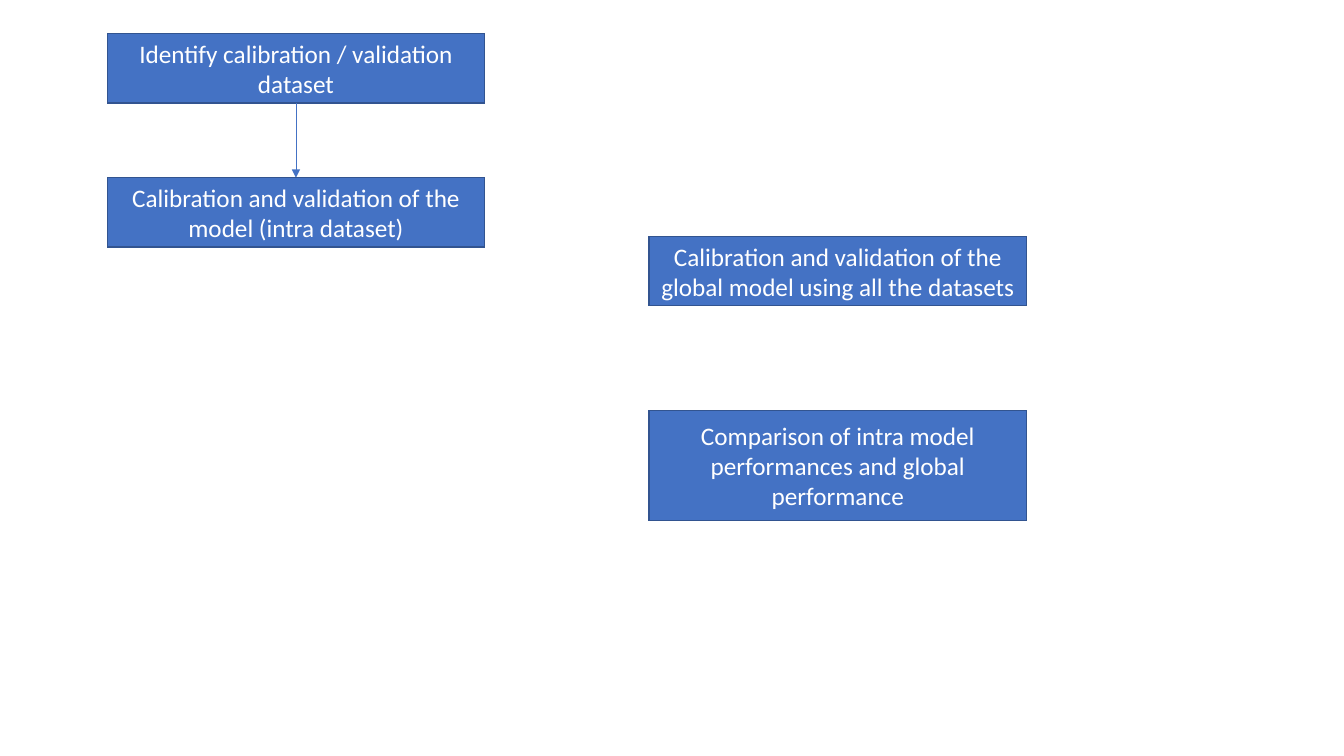
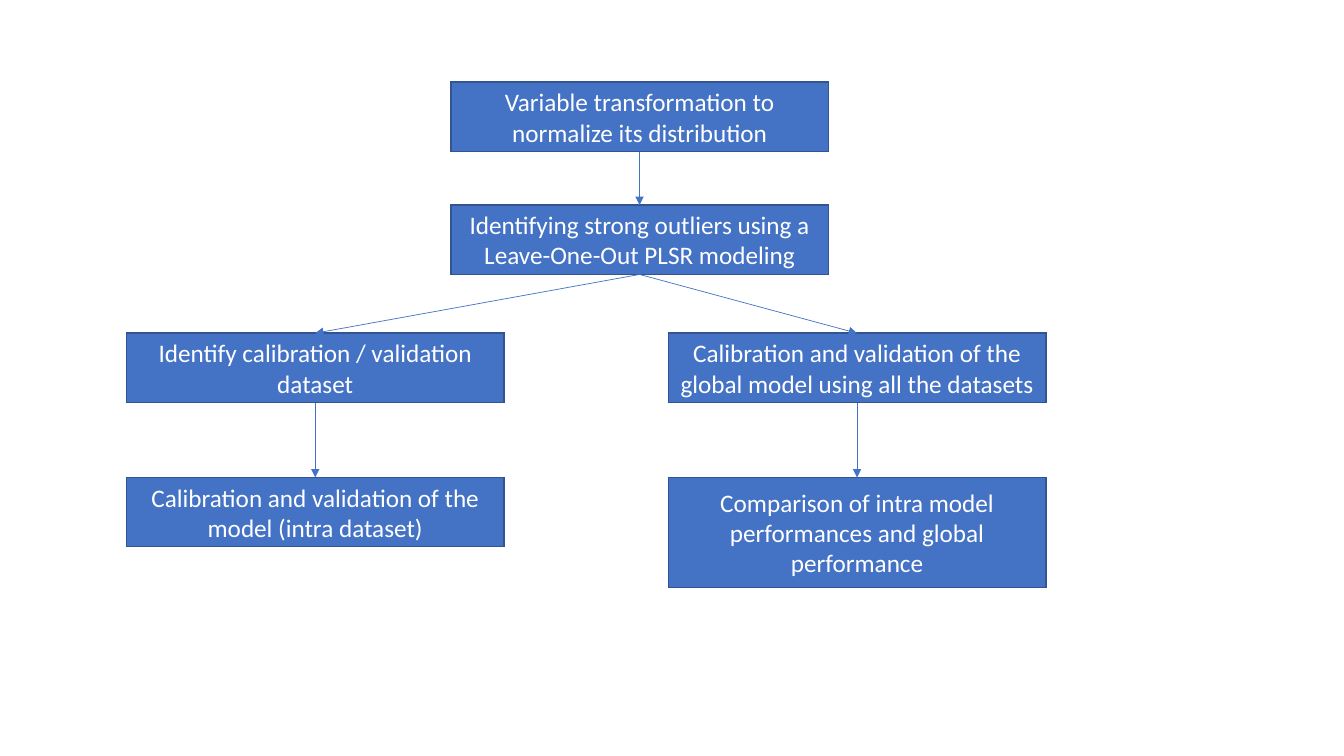
Before and after one commit to plantphys/gsti, a slide deck: slide 1 of Overal_PLSR_modeling.pptx. Drawn at 1344x756 pixels with LibreOffice and Linux fonts; fonts in the diff are those of the drawing. Boxes give left, top, right and bottom in pixels: in the first picture for what was removed or moved away, otherwise in the second. Text is boxed around its words. In the diff, an @@ line names an element or a change of style, - is before the commit and + after.

Commit message:
Adding a outlier detection before the PLSR calibration. It uses a LOO validation to identify the most uncertain points and remove them from the total dataset

```diff
--- a/Overal_PLSR_modeling.pptx
+++ b/Overal_PLSR_modeling.pptx
@@ rectangle added at [451,82,829,151], fill #4472C4, outline #325491 1 pt, 18 pt, text #FFFFFF @@
+Variable transformation to normalize its distribution
@@ arrow added from (640, 151) to (640, 205), #4472C4 0.5 pt @@
@@ rectangle added at [451,205,829,274], fill #4472C4, outline #325491 1 pt, 18 pt, text #FFFFFF @@
+Identifying strong outliers using a Leave-One-Out PLSR modeling
@@ arrow added from (640, 274) to (316, 334), #4472C4 0.5 pt @@
@@ arrow added from (640, 274) to (857, 334), #4472C4 0.5 pt @@
@@ rectangle "Calibration and validation of the ...": place and size @@
-rectangle "Calibration and validation of the ..." at [649,236,1027,306]
+rectangle "Calibration and validation of the ..." at [668,334,1047,403]
@@ 2 rectangles, 1 arrow: place and size @@
-2 rectangles, 1 arrow at [107,33,485,247]
+2 rectangles, 1 arrow at [126,334,504,547]
@@ arrow added from (857, 402) to (857, 478), #4472C4 0.5 pt @@
@@ rectangle "Comparison of intra model performances ...": place and size @@
-rectangle "Comparison of intra model performances ..." at [649,410,1027,520]
+rectangle "Comparison of intra model performances ..." at [668,478,1047,588]
```
Also in this commit, not shown: 10 other files.
